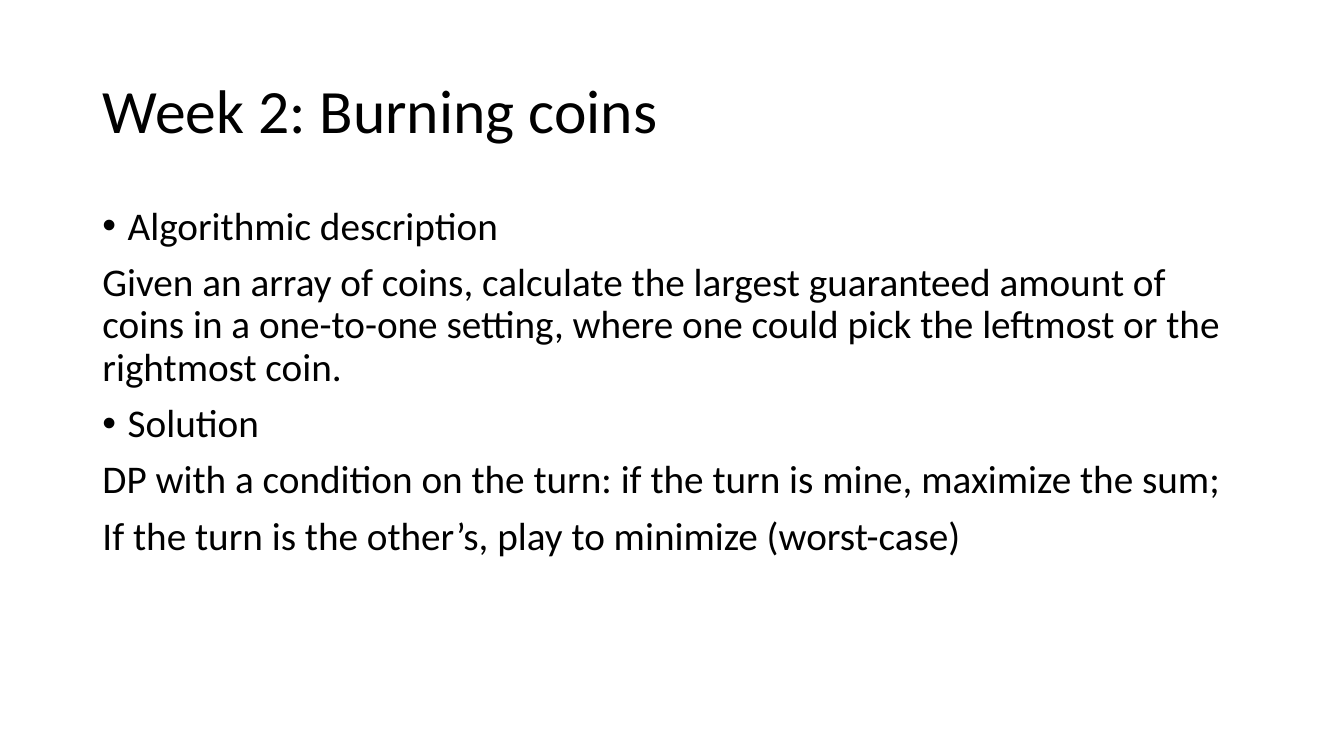
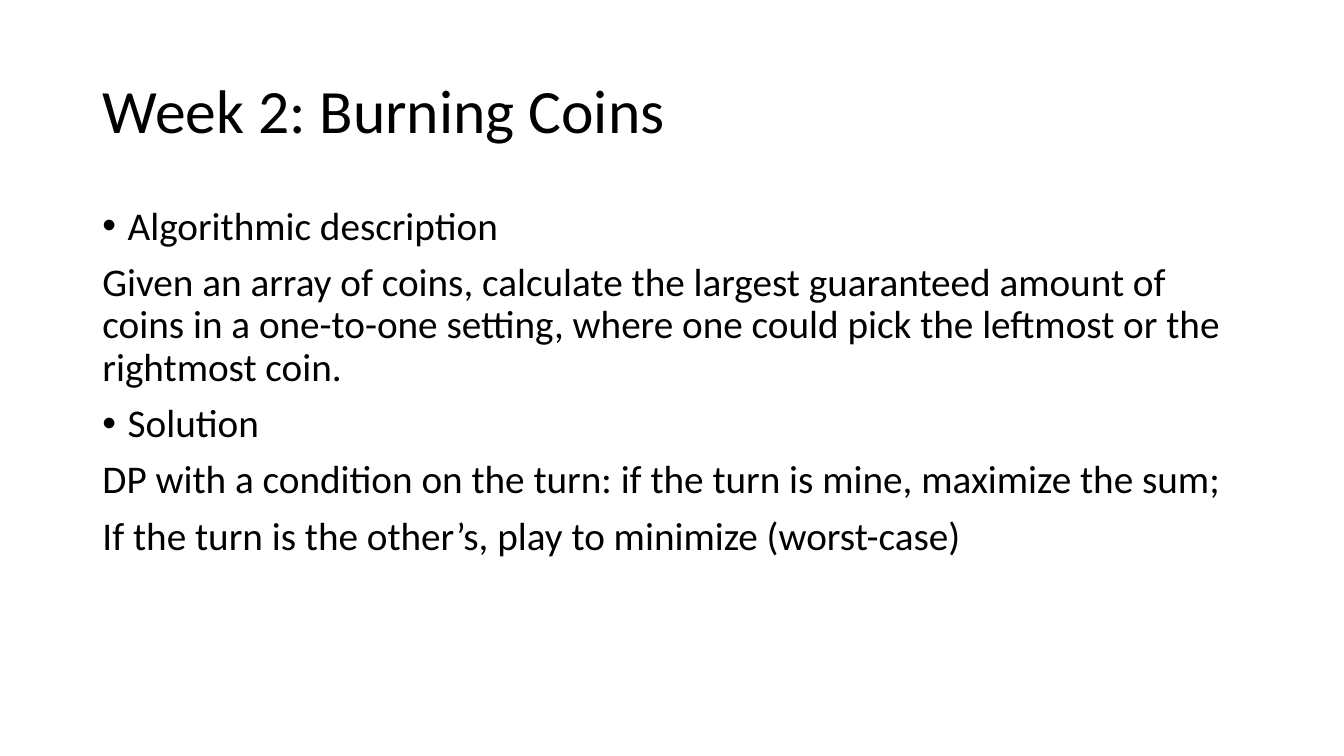
Before and after one commit to giacomocamposampiero/algolab, a slide deck: slide 2 of Recap.pptx. Drawn at 1344x756 pixels with LibreOffice and Linux fonts; fonts in the diff are those of the drawing. Boxes give left, top, right and bottom in pixels: in the first picture for what was removed or moved away, otherwise in the second. Text is boxed around its words. In the diff, an @@ line names an element or a change of style, - is before the commit and + after.

```diff
--- a/Recap.pptx
+++ b/Recap.pptx
@@ title at (102, 90, 665, 144): text changed @@
-Week 2: Burning coins
+Week 2: Burning Coins
```
Also in this commit, not shown: 5 other slides changed, 5 slides added, 5 other files.
